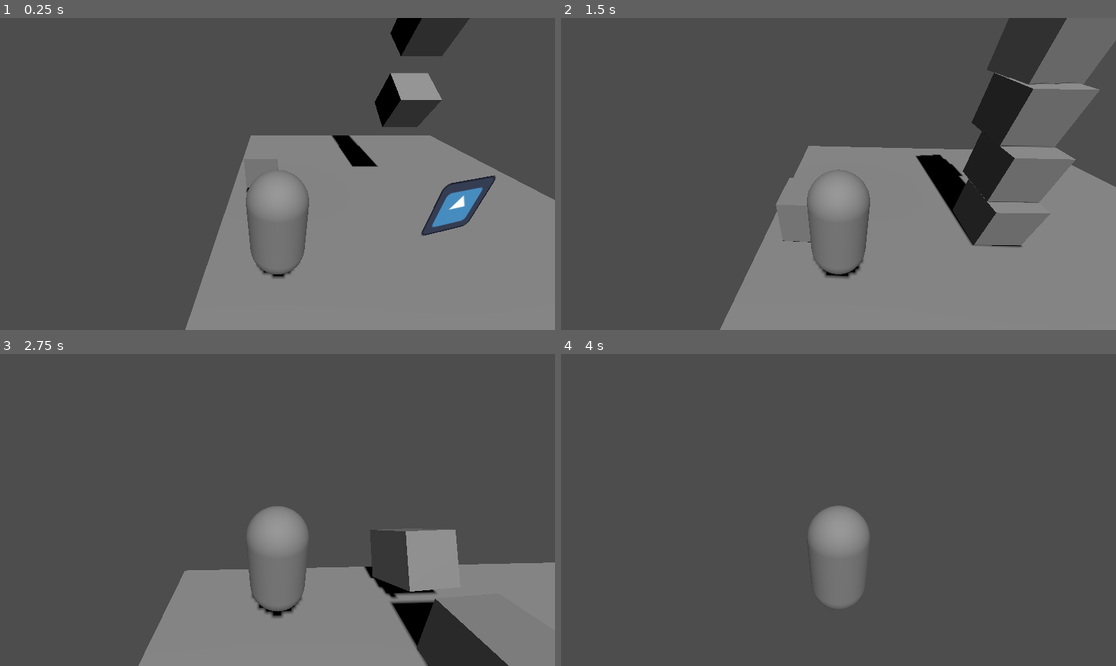
Above: before the commit, frames 1-4 (two rows, left to right).
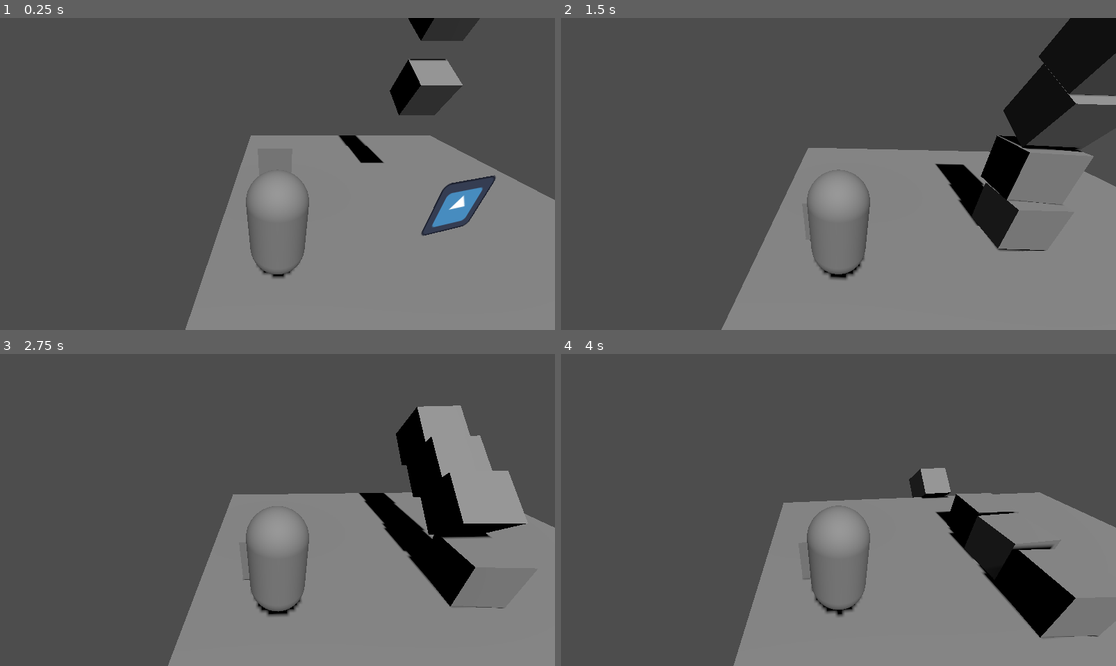
Above: after the commit, the same moments.

Repository: WholesomePenkamin/BRgame
Game: Godot game, scene res://level_1.tscn
Two runs of this game, one before a commit and one after it. Both use one fixed random seed, a clock stepped at 60 frames per second and the inputs below. The engine's default icon, where the game draws it, is replaced by a stand-in: a white triangle on a blue panel in a dark square.
Inputs (mouse positions are in pixels of both pictures, inside the frame that each line leads up to):
- Up to frame 1 (0.25 s): no input
- Up to frame 2 (1.5 s): tap Enter (ui_accept) at 0.5, 0.77 s; move the mouse to (866, 174) at 0.52 s; hold W (move_forward) from 0.53 s (still down); move the mouse to (810, 174) at 1.27 s
- Up to frame 3 (2.75 s): keep holding W (move_forward); tap Enter (ui_accept) at 1.52 s; move the mouse to (288, 503) at 2.02 s
- Up to frame 4 (4 s): keep holding W (move_forward); move the mouse to (832, 516) at 2.77 s; tap Enter (ui_accept) at 3.02, 3.77 s; move the mouse to (877, 513) at 3.52 s

The runs differ from the first frame. In frame 1, 3.3% of the frame differs, in the area x 44-87%, y 0-56%; in frame 2, 12%; in frame 3, 21%; in frame 4, 31%, in the area x 31-100%, y 36-100%.

Commit message:
NO, F00CKING FREEZING

Diff:
--- a/level_1.tscn
+++ b/level_1.tscn
@@ -29,6 +29,7 @@
 shadow_enabled = true
 
 [node name="Blocks" type="Node3D" parent="."]
+transform = Transform3D(1, 0, 0, 0, 1, 0, 0, 0, 1, 0.415318, 0.319678, -0.0685835)
 
 [node name="Block1" parent="Blocks" instance=ExtResource("1_r4s5e")]
 transform = Transform3D(1, 0, 0, 0, 0.8465, -0.532389, 0, 0.532389, 0.8465, 0, 3, 0)
@@ -53,3 +54,5 @@
 [node name="Player" parent="." instance=ExtResource("5_7m0ep")]
 transform = Transform3D(1, 0, 0, 0, 1, 0, 0, 0, 1, -3.51268, 1.54929, 3.28702)
 top_level = true
+freeze = false
+freeze_mode = 0
--- a/player.tscn
+++ b/player.tscn
@@ -26,3 +26,4 @@
 
 [node name="Camera3D" type="Camera3D" parent="TwistPivot/PitchPivot"]
 transform = Transform3D(1, 0, 0, 0, 1, 0, 0, 0, 1, 0, 0, 3)
+current = true
